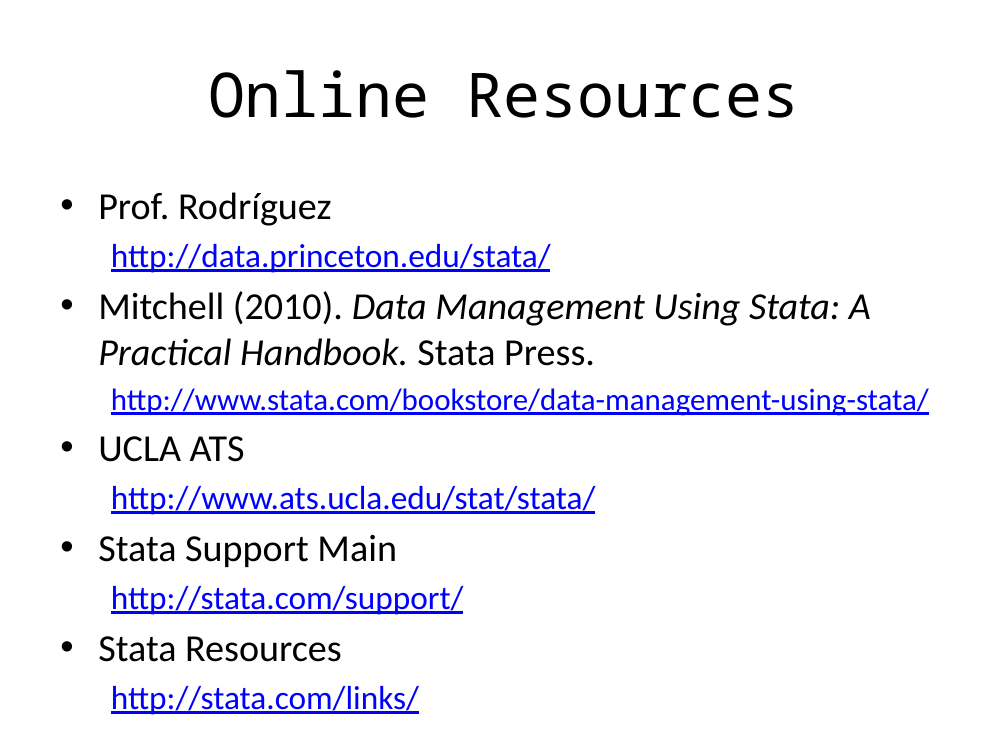
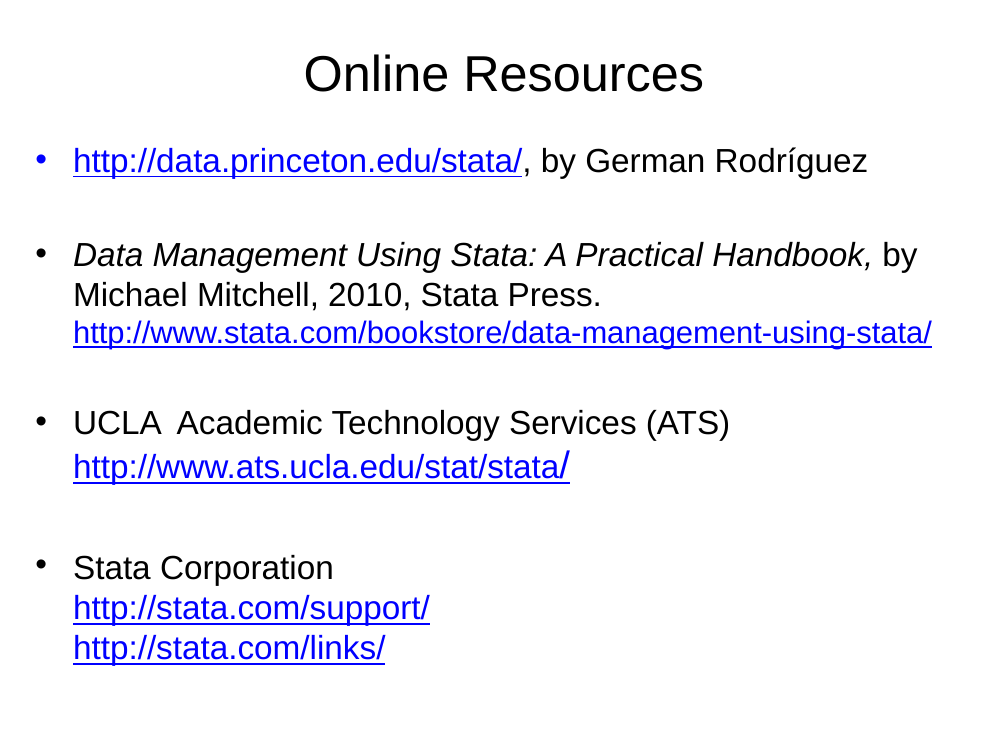
Before and after one commit to Chang-Y-Chung/dm, a slide deck: slide 2 of dm.pptx. Drawn at 1008x756 pixels with LibreOffice and Linux fonts; fonts in the diff are those of the drawing. Boxes give left, top, right and bottom in pixels: in the first picture for what was removed or moved away, otherwise in the second. Text is boxed around its words. In the diff, an @@ line names an element or a change of style, - is before the commit and + after.

```diff
--- a/dm.pptx
+++ b/dm.pptx
@@ title "Online Resources": place and size @@
-title "Online Resources" at [208,70,800,118]
+title "Online Resources" at [304,54,704,92]
@@ title "Online Resources" at [304,54,704,92]: size 44 to 36 pt, font Noto Sans Mono to Arial @@
@@ text at [73,147,932,626]: text changed; size 27.2 to 23.8 pt; font Calibri to Arial @@
-• Prof. Rodríguez
-  http://data.princeton.edu/stata/
-• Mitchell (2010). Data Management Using Stata: A Practical Handbook. Stata Press.
-  http://www.stata.com/bookstore/data-management-using-stata/
-• UCLA ATS
-  http://www.ats.ucla.edu/stat/stata/
-• Stata Support Main
-  http://stata.com/support/
-• Stata Resources
-  http://stata.com/links/
+  • http://data.princeton.edu/stata/, by German Rodríguez
+• Data Management Using Stata: A Practical Handbook, by Michael Mitchell, 2010, Stata Press. http://www.stata.com/bookstore/data-management-using-stata/
+• UCLA Academic Technology Services (ATS) http://www.ats.ucla.edu/stat/stata/
+• Stata Corporation http://stata.com/support/ http://stata.com/links/
```
Also in this commit, not shown: 22 other slides changed, 1 slide added, 9 slides removed.
